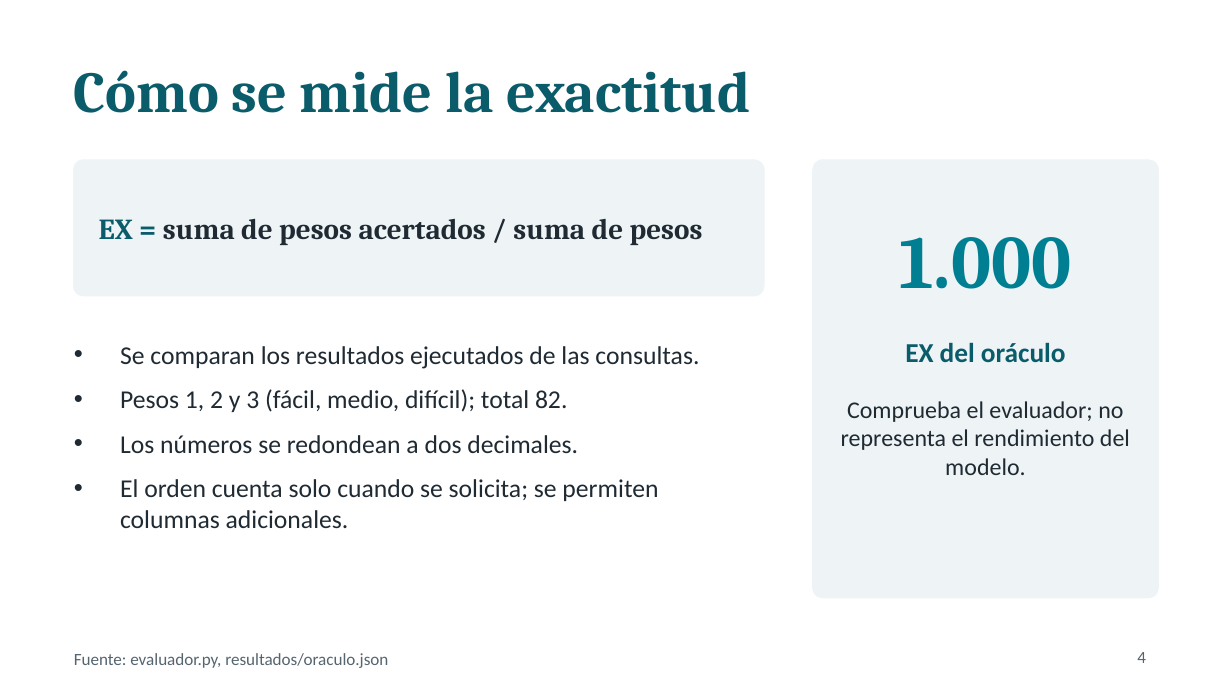
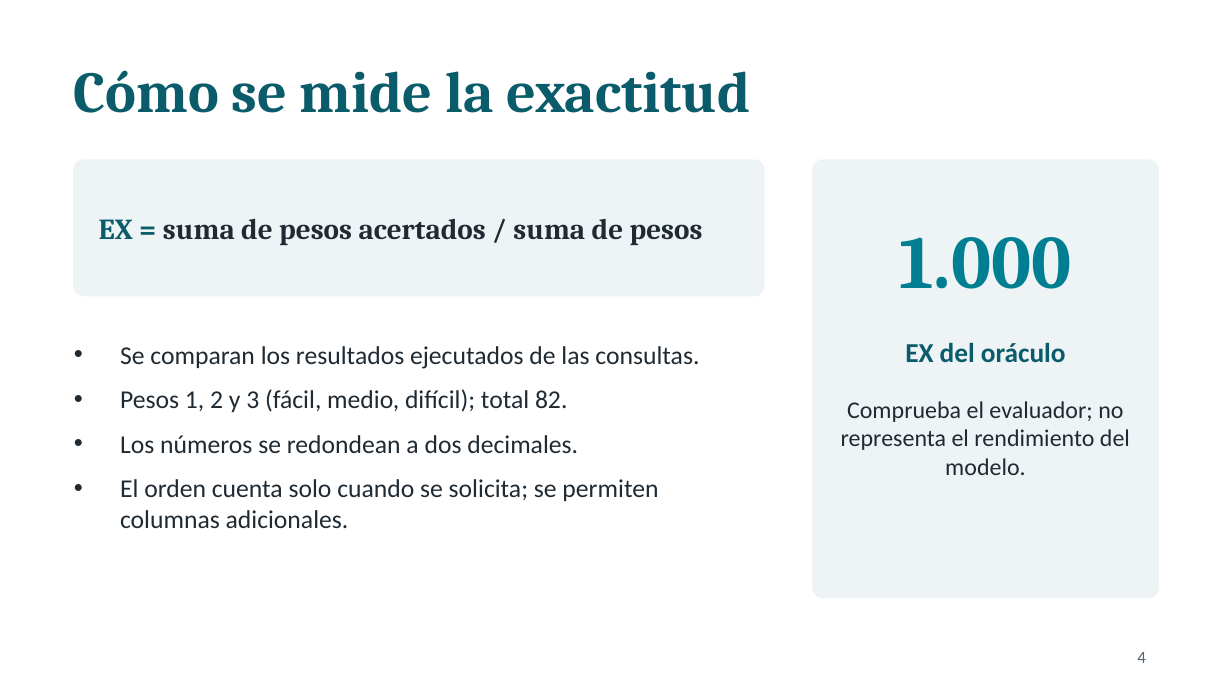
Before and after one commit to Anton17303/Deep-Learning, a slide deck: slide 4 of presentacion_proyecto.pptx. Drawn at 1232x693 pixels with LibreOffice and Linux fonts; fonts in the diff are those of the drawing. Boxes give left, top, right and bottom in pixels: in the first picture for what was removed or moved away, otherwise in the second. Text is boxed around its words. In the diff, an @@ line names an element or a change of style, - is before the commit and + after.

```diff
--- a/presentacion_proyecto.pptx
+++ b/presentacion_proyecto.pptx
@@ text removed at box(74, 653, 388, 668) @@
-Fuente: evaluador.py, resultados/oraculo.json
```
Also in this commit, not shown: 10 other slides changed, 14 other files.
